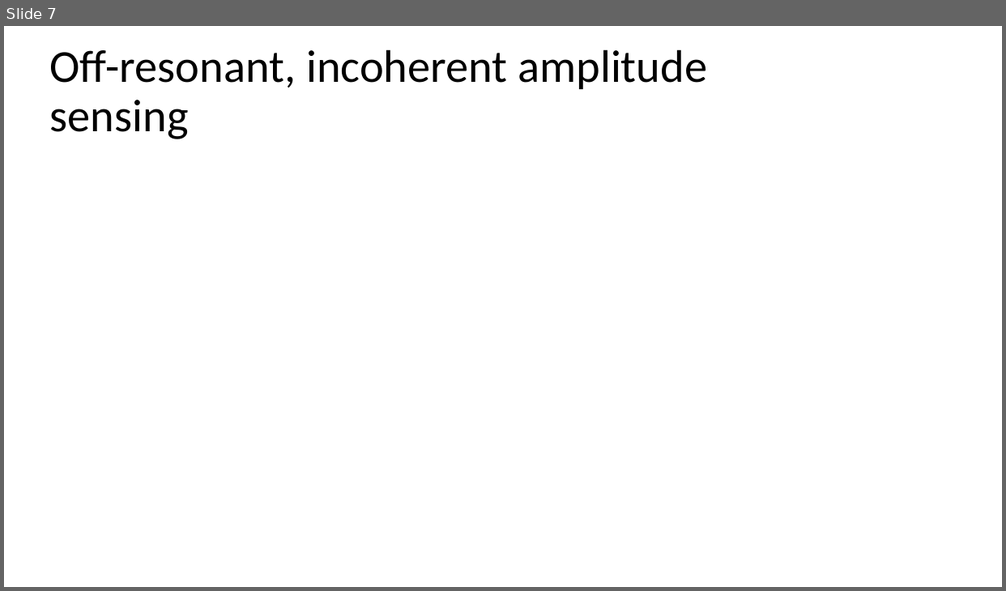
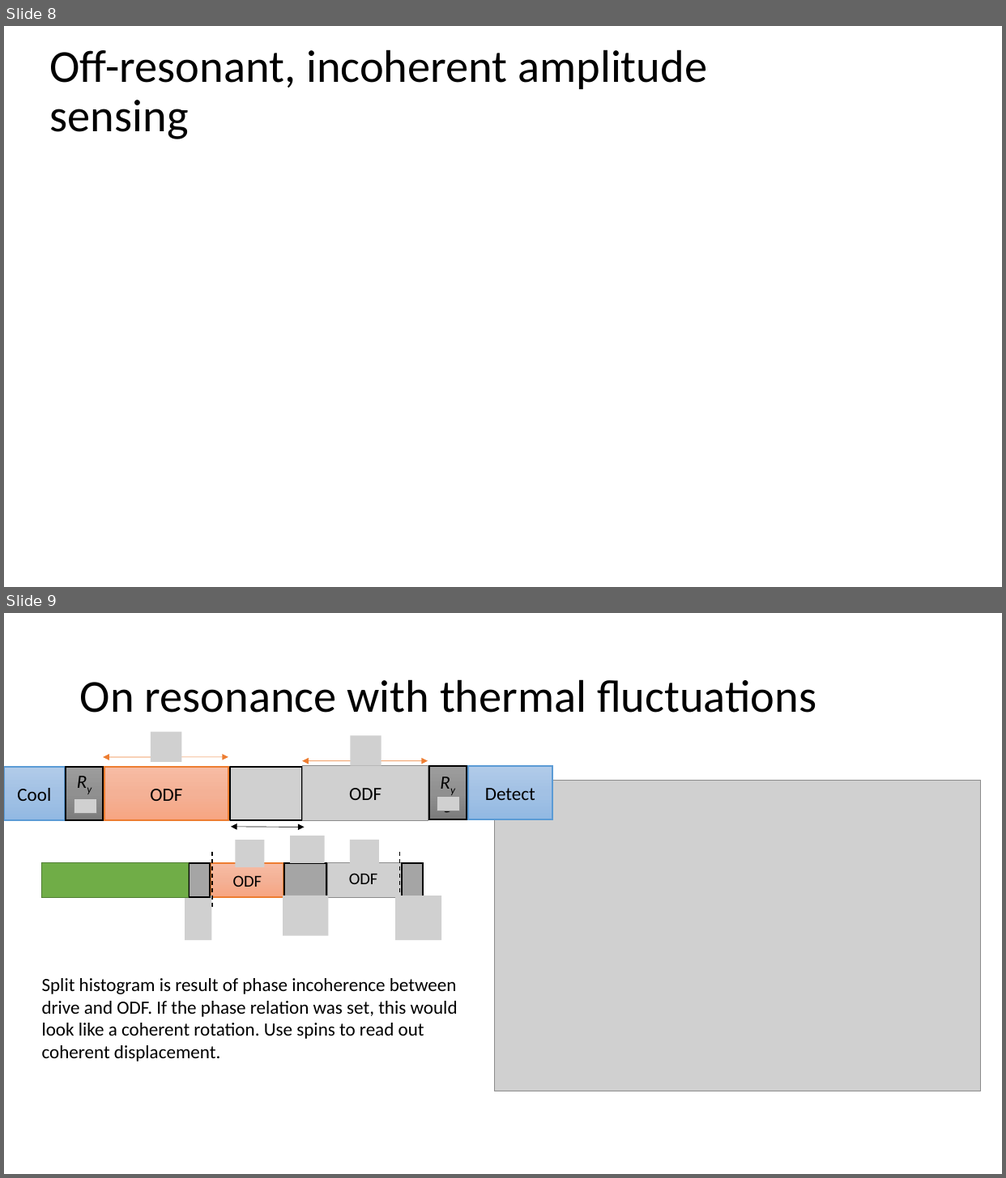
Before and after one commit to kgilmo/amplitude_sensing_paper, a slide deck: amplitude_sensing_penning.pptx. Shown one above the other, each under a label of ours: slide 7 before the commit, slides 8 and 9 after it. The pictures are 1006x591 and 1006x1178 pixels, drawn with LibreOffice and Linux fonts; fonts in the diff are those of the drawing; grey boxes stand for pictures. Boxes give left, top, right and bottom in pixels: in the first picture for what was removed or moved away, otherwise in the second. Text is boxed around its words. In the diff, an @@ line names an element or a change of style, - is before the commit and + after.

```diff
--- a/amplitude_sensing_penning.pptx
+++ b/amplitude_sensing_penning.pptx
@@ slide 9 added at bbox=[4, 613, 1002, 1174], background #FFFFFF @@
@@ title added at bbox=[80, 679, 816, 713], 44 pt, text #000000 @@
+On resonance with thermal fluctuations
@@ picture added at bbox=[151, 732, 182, 762] @@
@@ double arrow added from (103, 757) to (228, 757), #ED7D31 0.5 pt @@
@@ picture added at bbox=[350, 736, 381, 766] @@
@@ rectangle added at bbox=[4, 766, 65, 820], fill gradient #B1CBE9 to #A3C1E5 to #93B9E4, outline #5B9BD5 1.5 pt, 18 pt, text #000000 @@
+Cool
@@ rectangle added at bbox=[66, 766, 103, 820], fill gradient #9D9D9D to #909090 to #7C7C7C, outline #000000 1.5 pt, 18 pt, text #000000, italic @@
+Ry
@@ rectangle added at bbox=[104, 766, 228, 820], fill gradient #F7BDA5 to #F5B196 to #F8A582, outline #ED7D31 1.5 pt, 18 pt, text #000000 @@
+ODF
@@ picture added at bbox=[230, 766, 302, 820] @@
@@ double arrow added from (302, 761) to (428, 761), #ED7D31 0.5 pt @@
@@ picture added at bbox=[303, 766, 428, 821] @@
@@ rectangle added at bbox=[429, 766, 467, 820], fill gradient #9D9D9D to #909090 to #7C7C7C, outline #000000 1.5 pt, 18 pt, text #000000, italic @@
+Ry𝜽
@@ rectangle added at bbox=[468, 766, 552, 820], fill gradient #B1CBE9 to #A3C1E5 to #93B9E4, outline #5B9BD5 1.5 pt, 18 pt, text #000000 @@
+Detect
@@ picture added at bbox=[494, 781, 980, 1092] @@
@@ picture added at bbox=[74, 798, 96, 814] @@
@@ text added at bbox=[349, 788, 381, 800], 18 pt, text #000000 @@
+ODF
@@ picture added at bbox=[437, 796, 459, 811] @@
@@ double arrow added from (231, 827) to (305, 827), #000000 0.5 pt @@
@@ line added from (212, 853) to (212, 908), #000000 1 pt dashed @@
@@ picture added at bbox=[236, 840, 265, 867] @@
@@ picture added at bbox=[290, 835, 325, 863] @@
@@ picture added at bbox=[350, 840, 379, 867] @@
@@ line added from (400, 853) to (400, 909), #000000 1 pt dashed @@
@@ rectangle added at bbox=[41, 863, 188, 897], fill #70AD47, outline #538035 1 pt @@
@@ rectangle added at bbox=[188, 864, 209, 897], fill #A5A5A5, outline #000000 1.5 pt @@
@@ rectangle added at bbox=[211, 864, 283, 897], fill gradient #F7BDA5 to #F5B196 to #F8A582, outline #ED7D31 1.5 pt, 16 pt, text #000000 @@
+ODF
@@ rectangle added at bbox=[285, 864, 326, 897], fill #A5A5A5, outline #000000 1.5 pt @@
@@ picture added at bbox=[327, 863, 402, 897] @@
@@ text added at bbox=[349, 873, 378, 884], 16 pt, text #000000 @@
+ODF
@@ rectangle added at bbox=[402, 864, 423, 897], fill #A5A5A5, outline #000000 1.5 pt @@
@@ picture added at bbox=[185, 896, 211, 940] @@
@@ picture added at bbox=[283, 896, 328, 936] @@
@@ picture added at bbox=[395, 896, 442, 940] @@
@@ text added at bbox=[42, 978, 458, 1062], 18 pt, text #000000 @@
+Split histogram is result of phase incoherence between drive and ODF. If the phase relation was set, this would look like a coherent rotation. Use spins to read out coherent displacement.
@@ what was slide 7 is now slide 8 @@
```
Also in this commit, not shown: 6 slides changed, 2 other slides added, 8 other files.
